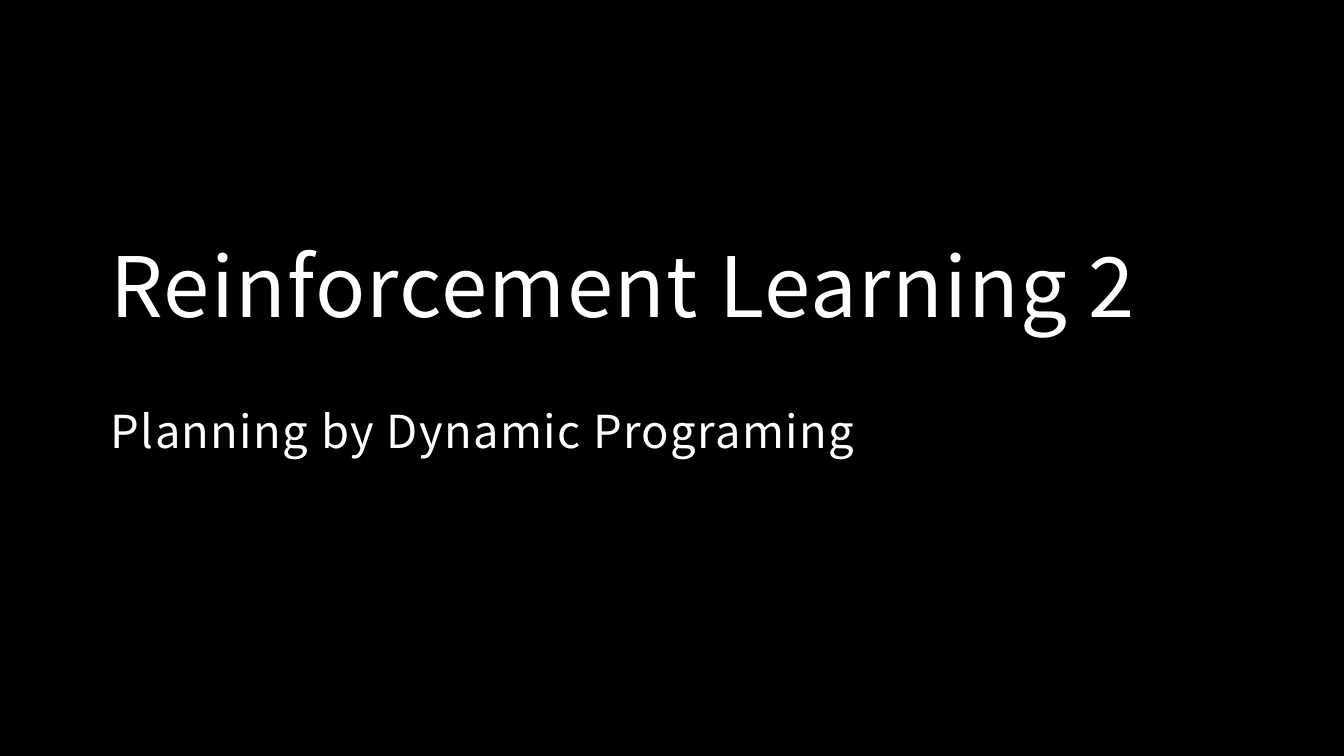
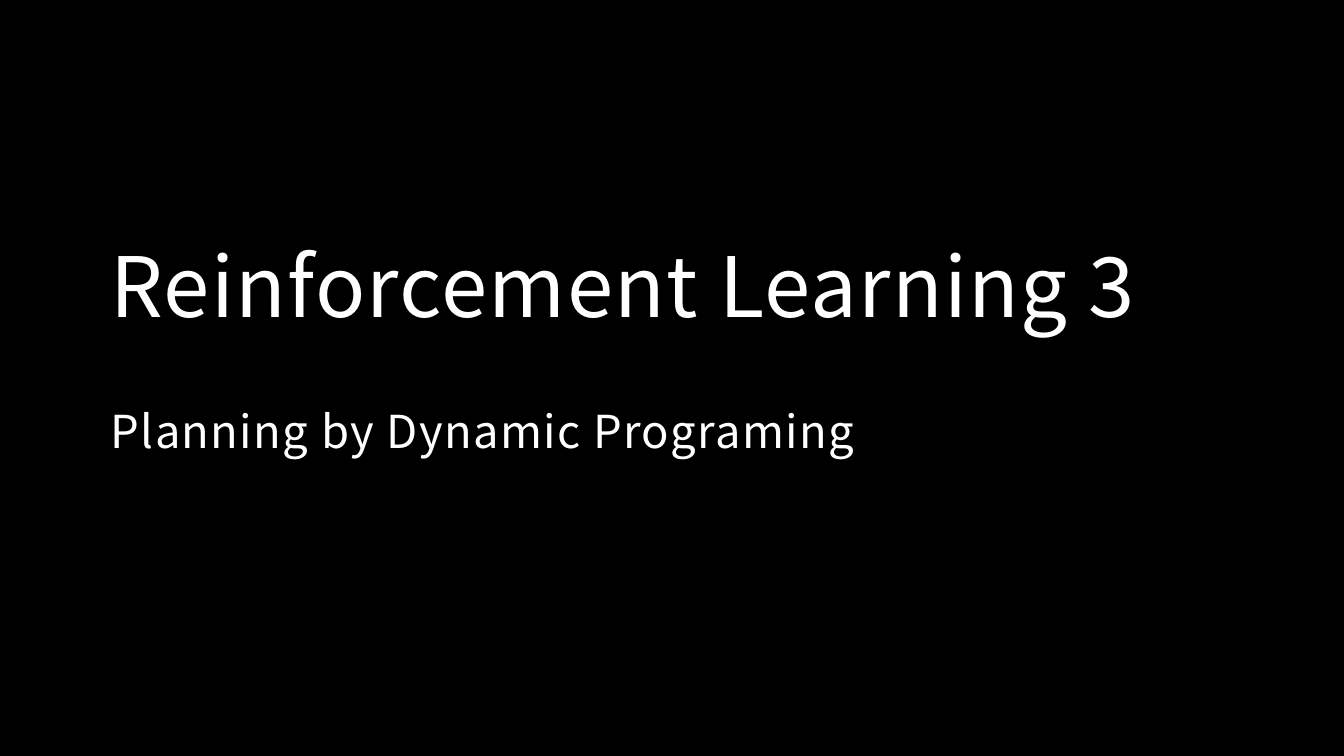
Before and after one commit to MacgyverLin/VintageComputer, a slide deck: slide 1 of Speech/Reinforcement Learning 3.pptx. Drawn at 1344x756 pixels with LibreOffice and Linux fonts; fonts in the diff are those of the drawing; background and template pictures are left out. Boxes give left, top, right and bottom in pixels: in the first picture for what was removed or moved away, otherwise in the second. Text is boxed around its words. In the diff, an @@ line names an element or a change of style, - is before the commit and + after.

```diff
--- a/Speech/Reinforcement Learning 3.pptx
+++ b/Speech/Reinforcement Learning 3.pptx
@@ title at [111,249,1135,460]: text changed @@
-Reinforcement Learning 2
-Planning by Dynamic Programing
+Reinforcement Learning 3
+Planning by Dynamic Programing
```
Also in this commit, not shown: 1 slide added, 43 slides removed.
